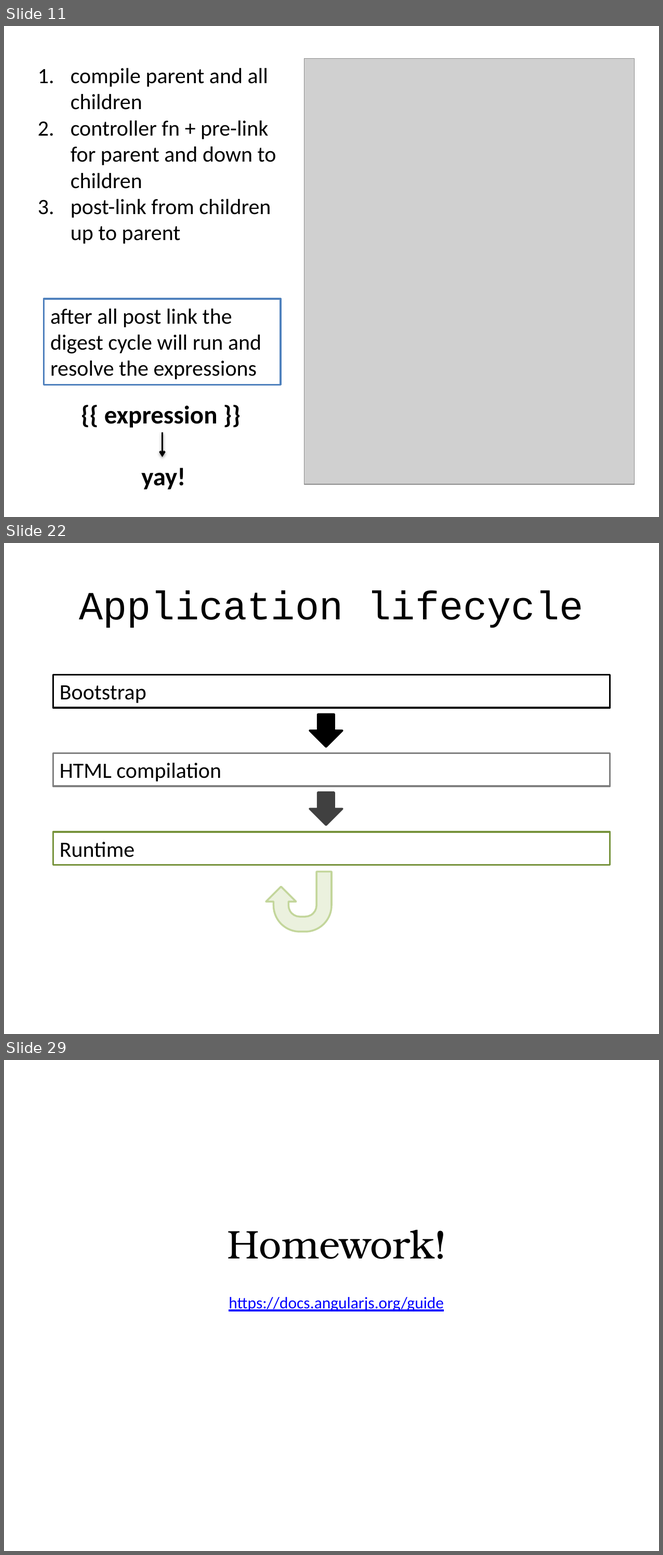
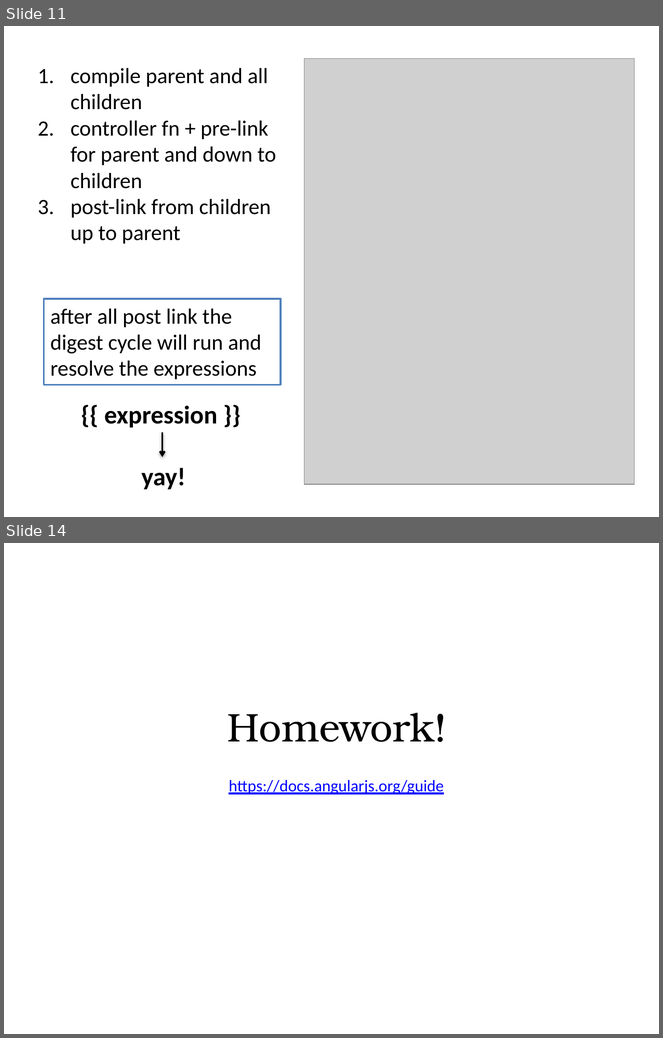
Before and after one commit to alexeymatveevp/angularjs-course, a slide deck: docs/03_directives.pptx. Shown one above the other, each under a label of ours: slides 11, 22 and 29 before the commit, slides 11 and 14 after it; the slides between them are not shown. The pictures are 663x1555 and 663x1038 pixels, drawn with LibreOffice and Linux fonts; fonts in the diff are those of the drawing; grey boxes stand for pictures. Boxes give left, top, right and bottom in pixels: in the first picture for what was removed or moved away, otherwise in the second. Text is boxed around its words. In the diff, an @@ line names an element or a change of style, - is before the commit and + after.

```diff
--- a/docs/03_directives.pptx
+++ b/docs/03_directives.pptx
@@ slide 22 removed at [4,543,659,1034], background #FFFFFF @@
@@ title removed at [79,590,584,628] @@
-Application lifecycle
@@ rectangle removed at [53,675,610,707] @@
-Bootstrap
@@ down arrow removed at [310,714,343,747] @@
@@ rectangle removed at [53,753,610,786] @@
-HTML compilation
@@ down arrow removed at [310,793,343,825] @@
@@ rectangle removed at [53,832,610,865] @@
-Runtime
@@ uturn arrow removed at [266,872,332,932] @@
@@ what was slide 29 is now slide 14 @@
```
Also in this commit, not shown: 3 slides changed, 2 slides added, 16 other slides removed, 31 other files.
